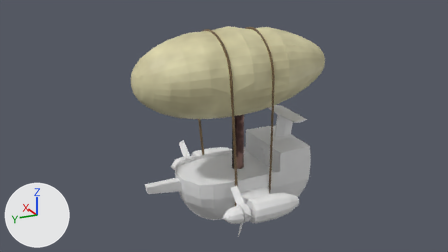
The Blender file Boat5 point 7.blend as it was, and as the next commit left it.
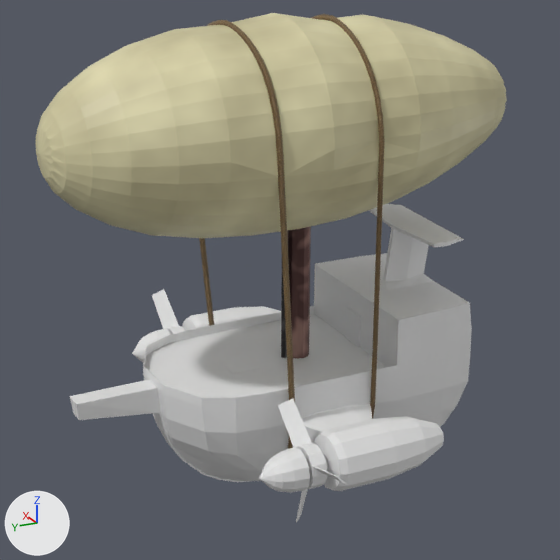
Each version appears first from the file's camera 'Camera', and next in a close-up on the part from 26% to 77% of the width and 8% to 100% of the height. The lights are fixed; the arrows at lower left show +X, +Y and +Z.

Before the edit, the objects in view are built like this:
```python
me_cube_002 = bpy.data.meshes.new('Cube.002')
me_cube_002.from_pydata(...)  # 350 vertices, 357 faces; spans x -4.64..4.64, y -5.76..8.09, z -1.29..7.72
me_cylinder = bpy.data.meshes.new('Cylinder')
me_cylinder.from_pydata(...)  # 145 vertices, 145 faces; spans x -1.0..1.0, y -1.0..1.0, z -3.91..2.85
me_cylinder_002 = bpy.data.meshes.new('Cylinder.002')
me_cylinder_002.from_pydata(...)  # 145 vertices, 145 faces; spans x -1.0..1.0, y -1.0..1.0, z -3.91..2.85
me_cylinder_003 = bpy.data.meshes.new('Cylinder.003')
me_cylinder_003.from_pydata(...)  # 48 vertices, 40 faces; spans x -2.23..1.71, y -2.21..1.73, z -0.28..0.25
me_cylinder_007 = bpy.data.meshes.new('Cylinder.007')
me_cylinder_007.from_pydata(...)  # 48 vertices, 40 faces; spans x -2.23..1.71, y -2.21..1.73, z -0.28..0.25
ob_cube_001 = bpy.data.objects.new('Cube.001', me_cube_002)
ob_cube_001.location = (0.0, 0.0, 0.0)
ob_left_propeller_blade = bpy.data.objects.new('Left propeller blade', me_cylinder_003)
ob_left_propeller_blade.location = (-5.33, 2.1, 2.2)
ob_left_propeller_blade.rotation_euler = (1.571, 0.0, 0.0)  # degrees (90, 0, 0)
ob_left_propeller_engine = bpy.data.objects.new('Left propeller engine', me_cylinder_002)
ob_left_propeller_engine.location = (-5.33, 0.0, 2.2)
ob_left_propeller_engine.rotation_euler = (1.571, 0.0, 0.0)  # degrees (90, 0, 0)
ob_right_propeller_blade = bpy.data.objects.new('Right propeller blade', me_cylinder_007)
ob_right_propeller_blade.location = (5.33, 2.1, 2.2)
ob_right_propeller_blade.rotation_euler = (1.571, 0.0, 0.0)  # degrees (90, 0, 0)
ob_right_propeller_engine = bpy.data.objects.new('Right propeller engine', me_cylinder)
ob_right_propeller_engine.location = (5.33, 0.0, 2.2)
ob_right_propeller_engine.rotation_euler = (1.571, 0.0, 0.0)  # degrees (90, 0, 0)
# also in view: 'Cylinder.001' at (0.0, -0.25, 5.0); 'Balloon' at (0.0, 0.33, 12.02); 'Circle.003' at (0.01, 0.35, 8.37)
```
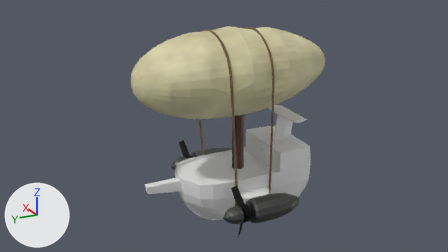
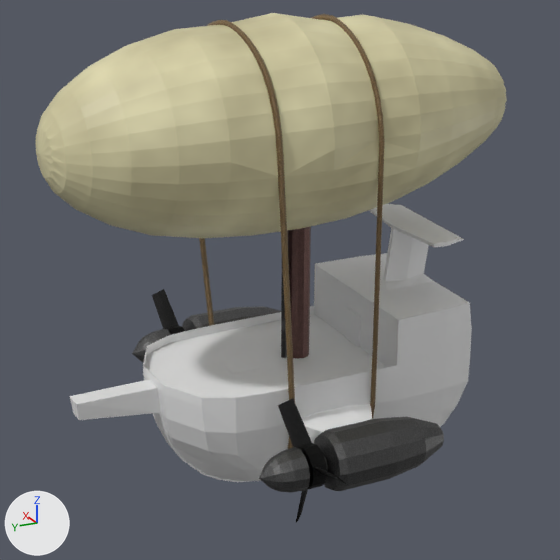
Pixel boxes (x1, y1, x2, y2) of what changed, in the close-ups (560 x 560 px):
'Left propeller engine', recoloured (white to black)
    both: (259, 417, 444, 492)
'Left propeller blade', recoloured (white to black)
    both: (278, 398, 348, 522)
'Right propeller engine', recoloured (white to grey)
    both: (132, 306, 281, 363)
'Right propeller blade', recoloured (white to black)
    both: (152, 289, 185, 335)

Patch to the scene script:
```diff
--- a/Boat5 point 7.blend.py
+++ b/Boat5 point 7.blend.py
@@ mat_propeller_blade @@
+mat_propeller_blade = bpy.data.materials.new('Propeller Blade')
+# nodes: BsdfPrincipled, Mapping, Mix, OutputMaterial, TexCoord, TexNoise, ValToRGB
+# colours: black #303030, dark grey #5f5f5f
@@ mat_engine @@
+mat_engine = bpy.data.materials.new('Engine')
+# nodes: BsdfPrincipled, Mapping, Mix, OutputMaterial, TexCoord, TexNoise, ValToRGB
+# colours: black #272727, light grey #c4c4c4, grey #b7b7b7
@@ me_cylinder @@
 me_cylinder.from_pydata(...)  # 145 vertices, 145 faces; spans x -1.0..1.0, y -1.0..1.0, z -3.91..2.85
+me_cylinder.materials.append(mat_engine)
@@ me_cylinder_002 @@
 me_cylinder_002.from_pydata(...)  # 145 vertices, 145 faces; spans x -1.0..1.0, y -1.0..1.0, z -3.91..2.85
+me_cylinder_002.materials.append(mat_engine)
@@ me_cylinder_003 @@
 me_cylinder_003.from_pydata(...)  # 48 vertices, 40 faces; spans x -2.23..1.71, y -2.21..1.73, z -0.28..0.25
+me_cylinder_003.materials.append(mat_propeller_blade)
@@ me_cylinder_007 @@
 me_cylinder_007.from_pydata(...)  # 48 vertices, 40 faces; spans x -2.23..1.71, y -2.21..1.73, z -0.28..0.25
+me_cylinder_007.materials.append(mat_propeller_blade)
```
